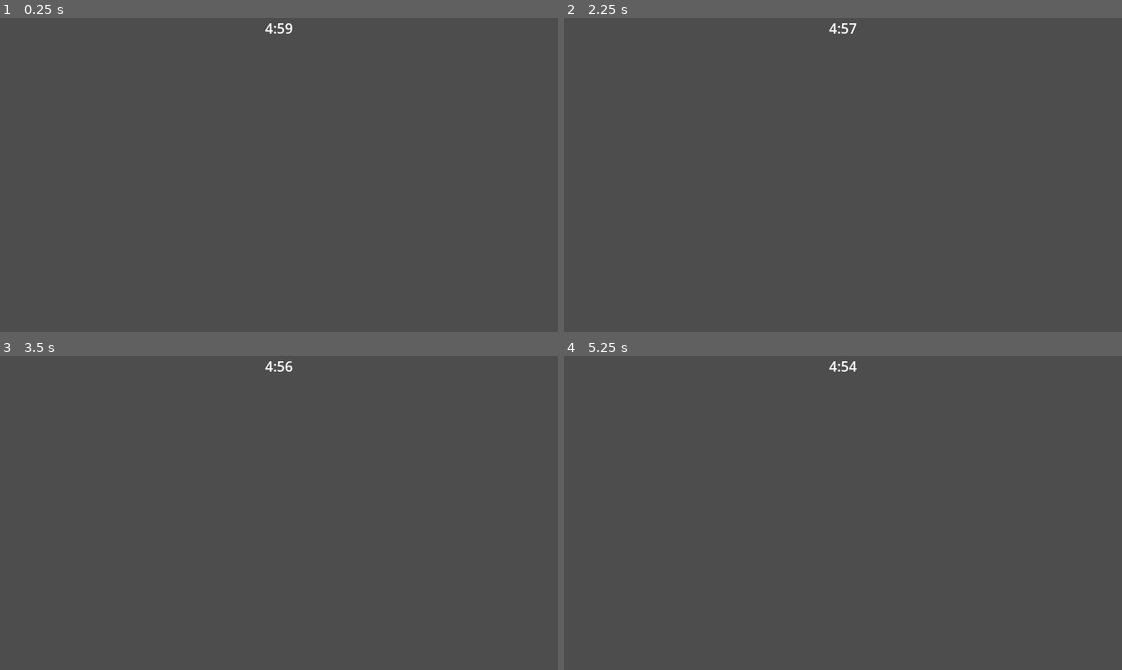
Above: before the commit, frames 1-4 (two rows, left to right).
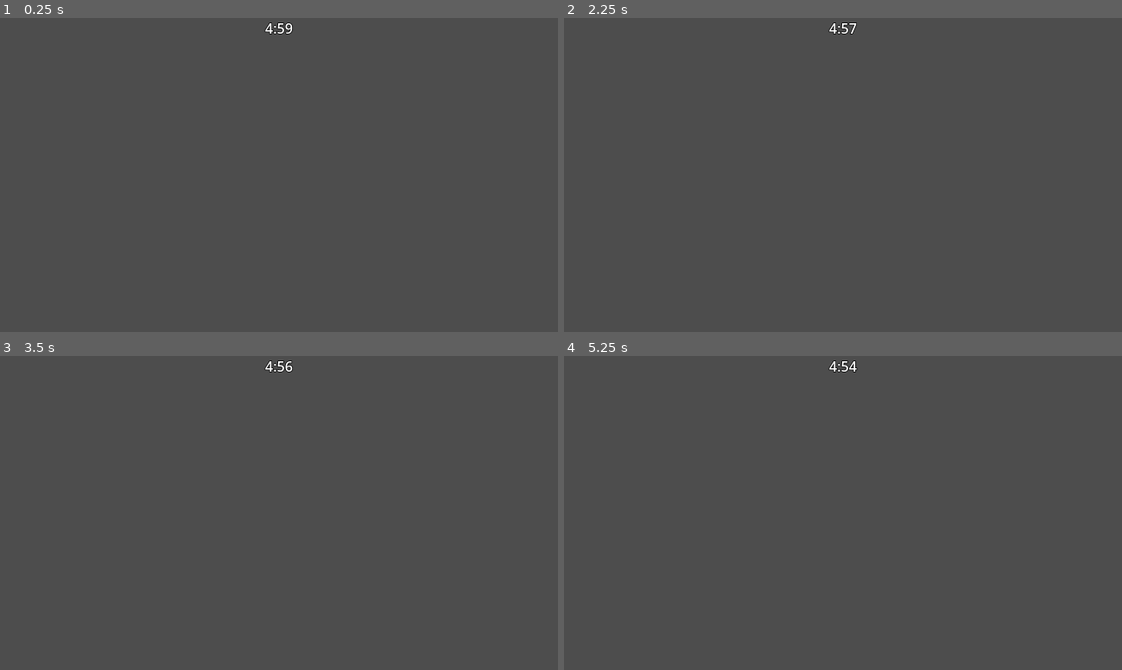
Above: after the commit, the same moments.

Repository: zibetnu/haunting-hijinx
Game: Godot game, scene res://src/level/level.tscn
Two runs of this game, one before a commit and one after it. Both use one fixed random seed, a clock stepped at 60 frames per second and the inputs below. This scene is started directly instead of the project's main scene.
Inputs (mouse positions are in pixels of both pictures, inside the frame that each line leads up to):
- Up to frame 1 (0.25 s): no input
- Up to frame 2 (2.25 s): tap Enter at 0.5, 2 s; move the mouse to (965, 159) at 0.52 s; press the mouse at (965, 159) at 0.53 s; hold D (move_right) 0.53-1.28 s; tap Space at 1.25 s; move the mouse to (731, 190) at 1.27 s; release the mouse at (731, 190) at 1.28 s; hold S (move_down) 1.28-2.03 s; right-click (731, 190) at 1.35 s; move the mouse to (898, 105) at 2.02 s; press the mouse at (898, 105) at 2.03 s; hold D (move_right) from 2.03 s (still down)
- Up to frame 3 (3.5 s): tap Space at 2.75 s; move the mouse to (251, 575) at 2.77 s; release D (move_right) at 2.78 s; release the mouse at (251, 575) at 2.78 s; hold W (move_up) from 2.78 s (still down); right-click (251, 575) at 2.85 s
- Up to frame 4 (5.25 s): tap Enter at 3.5 s; move the mouse to (1010, 560) at 3.52 s; release W (move_up) at 3.53 s; press the mouse at (1010, 560) at 3.53 s; hold A (move_left) 3.53-5.03 s; tap Space at 4.25 s; move the mouse to (675, 465) at 4.27 s; release the mouse at (675, 465) at 4.28 s; right-click (675, 465) at 4.35 s; move the mouse to (870, 513) at 5.02 s; press the mouse at (870, 513) at 5.03 s; hold S (move_down) from 5.03 s (still down)

The runs differ from the first frame. In frame 1, less than 0.1% of the frame differs, in the area x 47-53%, y 1-6%; in frame 2, less than 0.1%; in frame 3, less than 0.1%; in frame 4, less than 0.1%.

Commit message:
Add outlines to timer and end labels in level

Diff:
--- a/src/level/level.tscn
+++ b/src/level/level.tscn
@@ -56,6 +56,8 @@
 offset_bottom = 24.0
 grow_horizontal = 2
 grow_vertical = 2
+theme_override_colors/font_outline_color = Color(0, 0, 0, 1)
+theme_override_constants/outline_size = 3
 theme_override_font_sizes/font_size = 32
 text = "end message"
 horizontal_alignment = 1
@@ -70,6 +72,8 @@
 grow_horizontal = 2
 size_flags_horizontal = 4
 size_flags_vertical = 0
+theme_override_colors/font_outline_color = Color(0, 0, 0, 1)
+theme_override_constants/outline_size = 3
 horizontal_alignment = 1
 timer = NodePath("../../MatchTimer")
 
